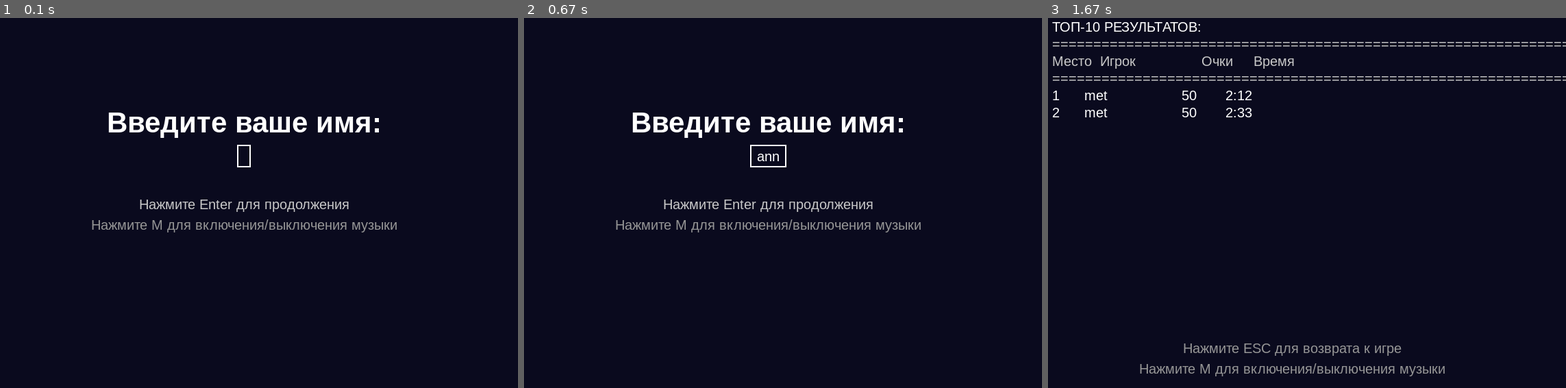
Above: before the commit, frames 1-3 (left to right).
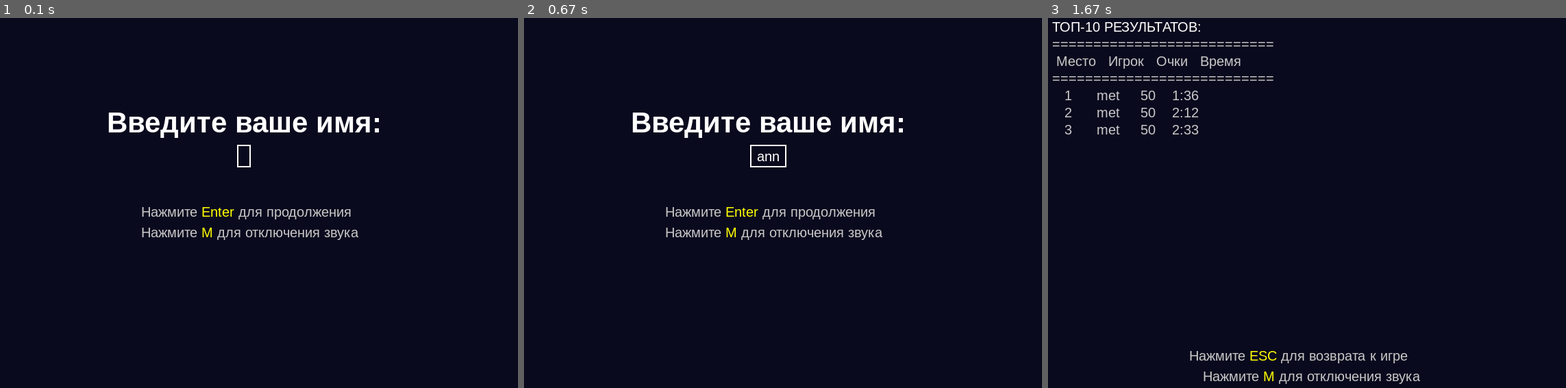
Above: after the commit, the same moments.

Repository: LeraTheUnicorn/PygameArkanoid
Game: pygame game, started from PyGameBall.py
The game is run twice, just before and just after one commit, with the same random seed, the same clock (stepped at 60 frames per second) and the same inputs.
Inputs:
- Up to frame 1 (0.1 s): no input
- Up to frame 2 (0.67 s): type "ann" at 0.33 s
- Up to frame 3 (1.67 s): tap Enter at 0.67 s; tap Esc at 0.88 s

The runs differ from the first frame. In frame 1, 1.9% of the frame differs, in the area x 17-77%, y 49-60%; in frame 2, 1.9%; in frame 3, 3.9%, in the area x 0-100%, y 6-99%.

Commit message:
UI improvements and music timing fixes for v1.4.4

Diff:
--- a/PyGameBall.py
+++ b/PyGameBall.py
@@ -1,6 +1,6 @@
 # Игра Арканоид
 # Отслеживание версий
-VERSION = "1.4.3"
+VERSION = "1.4.4"
 
 import random
 import math
@@ -110,14 +110,12 @@
         screen.blit(input_surface, input_rect)
 
         # Подсказка
-        hint = font.render("Нажмите Enter для продолжения", True, (200, 200, 200))
-        hint_rect = hint.get_rect(center=(SCREEN_WIDTH // 2, SCREEN_HEIGHT // 2 + 20))
-        screen.blit(hint, hint_rect)
+        render_colored_hint(screen, font, "Нажмите Enter для продолжения",
+                           (SCREEN_WIDTH // 2 - 150, SCREEN_HEIGHT // 2 + 20))
 
         # Подсказка о музыке
-        music_hint = font.render("Нажмите M для включения/выключения музыки", True, (150, 150, 150))
-        music_hint_rect = music_hint.get_rect(center=(SCREEN_WIDTH // 2, SCREEN_HEIGHT // 2 + 50))
-        screen.blit(music_hint, music_hint_rect)
+        render_colored_hint(screen, font, "Нажмите M для отключения звука",
+                           (SCREEN_WIDTH // 2 - 150, SCREEN_HEIGHT // 2 + 50))
 
         pygame.display.flip()
 
@@ -162,12 +160,10 @@
                 y_offset += 25
 
         # Подсказки для возврата и управления музыкой
-        hint1 = font.render("Нажмите ESC для возврата к игре", True, (150, 150, 150))
-        hint2 = font.render("Нажмите M для включения/выключения музыки", True, (150, 150, 150))
-        hint1_rect = hint1.get_rect(center=(SCREEN_WIDTH // 2, SCREEN_HEIGHT - 70))
-        hint2_rect = hint2.get_rect(center=(SCREEN_WIDTH // 2, SCREEN_HEIGHT - 40))
-        screen.blit(hint1, hint1_rect)
-        screen.blit(hint2, hint2_rect)
+        render_colored_hint(screen, font, "Нажмите ESC для возврата к игре",
+                           (SCREEN_WIDTH // 2 - 150, SCREEN_HEIGHT - 70))
+        render_colored_hint(screen, font, "Нажмите M для отключения звука",
+                           (SCREEN_WIDTH // 2 - 130, SCREEN_HEIGHT - 40))
 
         pygame.display.flip()
 
@@ -228,13 +224,12 @@
         screen.blit(surf3, (SCREEN_WIDTH // 2 - 100, 300))
 
         # Подсказки
-        hint1 = font.render("Нажмите Enter для новой игры", True, (200, 200, 200))
-        hint2 = font.render("Нажмите H для просмотра рекордов", True, (200, 200, 200))
-        hint3 = font.render("Нажмите M для управления музыкой", True, (200, 200, 200))
-
-        screen.blit(hint1, (SCREEN_WIDTH // 2 - 150, 400))
-        screen.blit(hint2, (SCREEN_WIDTH // 2 - 150, 430))
-        screen.blit(hint3, (SCREEN_WIDTH // 2 - 150, 460))
+        render_colored_hint(screen, font, "Нажмите Enter для новой игры",
+                           (SCREEN_WIDTH // 2 - 150, 400))
+        render_colored_hint(screen, font, "Нажмите H для просмотра рекордов",
+                           (SCREEN_WIDTH // 2 - 150, 430))
+        render_colored_hint(screen, font, "Нажмите M для отключения звука",
+                           (SCREEN_WIDTH // 2 - 130, 460))
 
         pygame.display.flip()
 
@@ -326,6 +321,29 @@
     screen.blit(surf, rect)
 
 
+def render_colored_hint(screen: pygame.Surface, font: pygame.font.Font, text: str, pos: tuple, base_color=(200, 200, 200), key_color=(255, 255, 0)) -> None:
+    """Отображает подсказку с выделенными ключевыми словами цветом"""
+    words = text.split()
+    x, y = pos
+    key_words = ['Enter', 'H', 'M', 'ESC']
+
+    for word in words:
+        # Убираем знаки препинания для сравнения
+        clean_word = word.rstrip('.,:!?')
+
+        if clean_word in key_words:
+            # Выделяем ключевое слово цветом
+            color = key_color
+        else:
+            color = base_color
+
+        surf = font.render(word, True, color)
+        screen.blit(surf, (x, y))
+        x += surf.get_width() + font.size(' ')[0]  # добавляем пробел
+
+    return x - pos[0]  # возвращаем ширину текста
+
+
 def draw_start_hint(screen: pygame.Surface, font: pygame.font.Font) -> None:
     text = "Для начала игры нажми ← или →"
     surf = font.render(text, True, (255, 255, 255))
@@ -356,11 +374,11 @@
             generate_tone_sound(523.25, 0.2), # C5 - ~523 Гц
             generate_tone_sound(659.25, 0.2), # E5 - ~659 Гц
         ]
-        # Пытаемся загрузить фоновую музыку
+        # Пытаемся загрузить фоновую музыку (но не запускаем автоматически)
         try:
             pygame.mixer.music.load("sounds/S31-Night Prowler.ogg")
             pygame.mixer.music.set_volume(0.3)
-            pygame.mixer.music.play(-1)  # Цикличное воспроизведение фоновой музыки
+            # Музыка будет запущена после ввода имени игрока
         except pygame.error:
             print("Фоновая музыка не загружена")
     except pygame.error as e:
@@ -384,6 +402,13 @@
 
     # Ввод имени игрока
     player_name, music_enabled = get_player_name(screen, font, big_font)
+
+    # Запускаем музыку после ввода имени (если она включена)
+    if music_enabled:
+        try:
+            pygame.mixer.music.play(-1)  # Цикличное воспроизведение фоновой музыки
+        except pygame.error:
+            print("Не удалось запустить фоновую музыку")
 
     # Отсчет времени игры
     game_start_time = time.time()
--- a/highscores.json
+++ b/highscores.json
@@ -1,4 +1,11 @@
 [
+  {
+    "player_name": "met",
+    "score": 50,
+    "time_seconds": 96,
+    "time_formatted": "1:36",
+    "date": "2025-11-28 16:38"
+  },
   {
     "player_name": "met",
     "score": 50,
--- a/highscores.py
+++ b/highscores.py
@@ -78,14 +78,26 @@
         if not self.highscores:
             return "Пока нет рекордов"
 
+        # Ширина колонок: длина заголовка + 2 пробела (слева и справа)
+        col_widths = {
+            'place': len('Место') + 2,      # 6 + 2 = 8
+            'player': len('Игрок') + 2,     # 8 + 2 = 22
+            'score': len('Очки') + 2,       # 6 + 2 = 8
+            'time': len('Время') + 2        # 8 + 2 = 10
+        }
+
         result = "ТОП-10 РЕЗУЛЬТАТОВ:\n"
-        result += "=" * 70 + "\n"
-        result += f"{'Место':<6} {'Игрок':<20} {'Очки':<8} {'Время':<8}\n"
-        result += "=" * 70 + "\n"
+        result += "=" * sum(col_widths.values()) + "\n"
 
+        # Заголовки
+        headers = f"{'Место':^{col_widths['place']}} {'Игрок':^{col_widths['player']}} {'Очки':^{col_widths['score']}} {'Время':^{col_widths['time']}}"
+        result += headers + "\n"
+        result += "=" * sum(col_widths.values()) + "\n"
+
+        # Данные
         for i, score_data in enumerate(self.highscores, 1):
-            player_name = score_data["player_name"][:20]  # Ограничиваем до 20 символов
-            # Используем ljust для выравнивания по левому краю в рамках ширины столбца
-            result += f"{str(i):<6} {player_name:<20} {str(score_data['score']):<8} {score_data['time_formatted']:<8}\n"
+            player_name = score_data["player_name"][:col_widths['player']-2]  # Обрезаем до ширины колонки
+            row = f"{i:^{col_widths['place']}} {player_name:^{col_widths['player']}} {score_data['score']:^{col_widths['score']}} {score_data['time_formatted']:^{col_widths['time']}}"
+            result += row + "\n"
 
         return result
Not shown, changed: changelog.md
